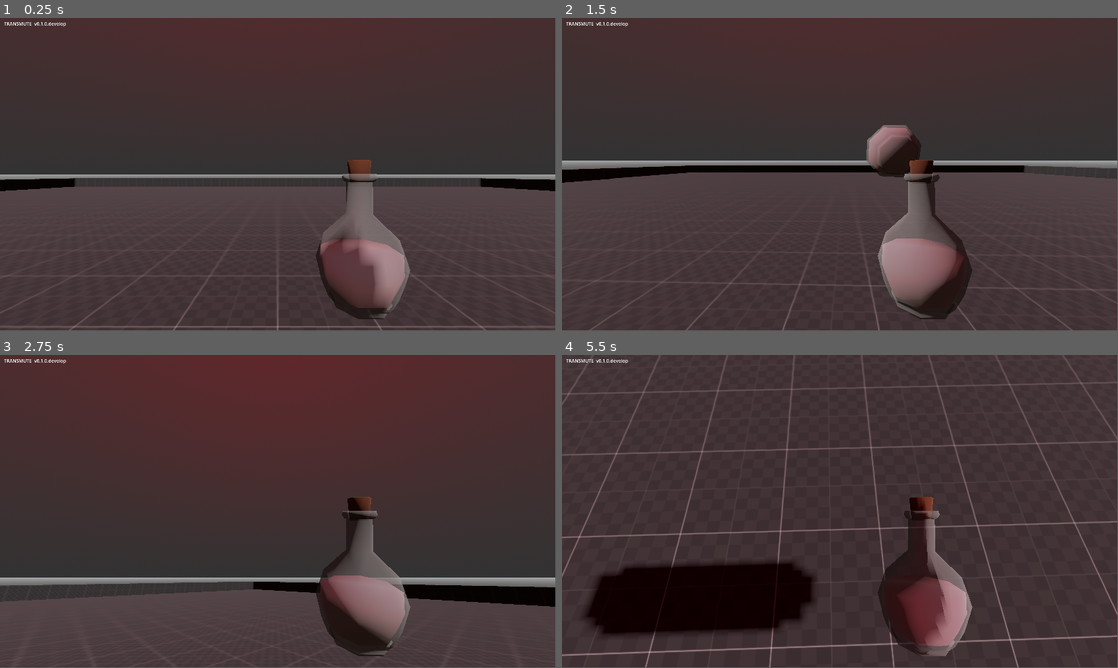
Above: before the commit, frames 1-4 (two rows, left to right).
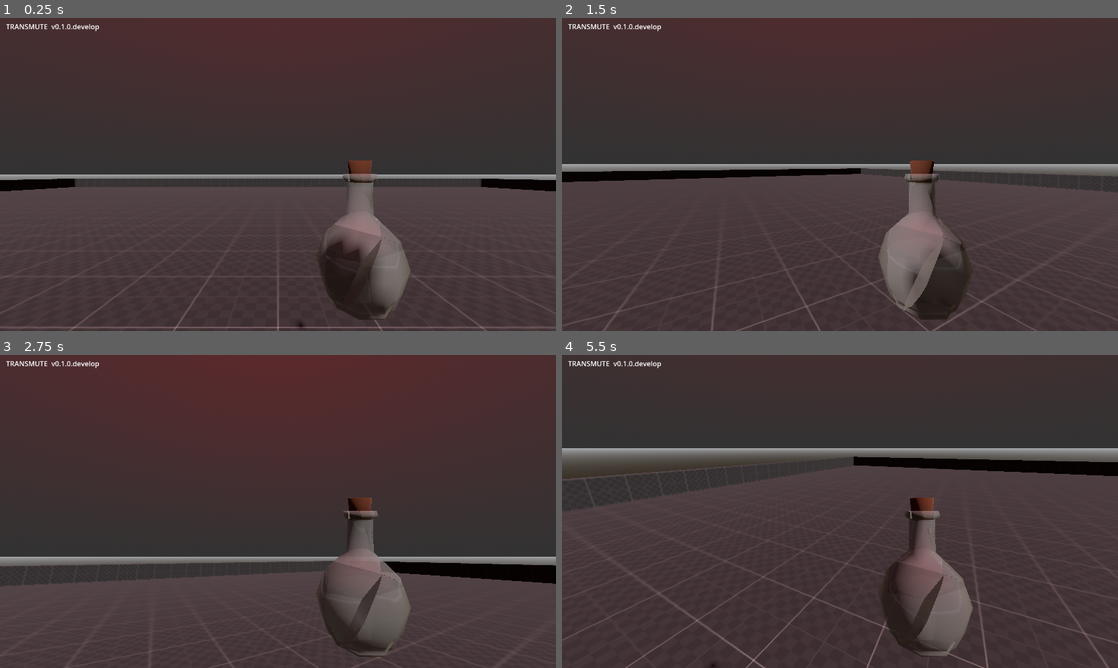
Above: after the commit, the same moments.

Repository: Molflyn/TRANSMUTE
Game: Godot game, scene res://Levels/Main.tscn
The game is run twice, just before and just after one commit, with the same random seed, the same clock (stepped at 60 frames per second) and the same inputs.
Inputs (mouse positions are in pixels of both pictures, inside the frame that each line leads up to):
- Up to frame 1 (0.25 s): no input
- Up to frame 2 (1.5 s): tap Enter at 0.5 s; move the mouse to (867, 171) at 0.52 s; hold W (move_forward) from 0.53 s (still down); tap Shift (dash) at 0.6 s; tap Space (jump) at 0.77, 1.07 s; click (867, 171) at 0.8 s; move the mouse to (812, 174) at 1.27 s; click (812, 174) at 1.35 s
- Up to frame 3 (2.75 s): keep holding W (move_forward); tap Space (jump) at 1.52, 1.82, 2.3 s; tap R (draw_aim, bound only after the commit) at 1.55, 2.1 s; move the mouse to (289, 505) at 2.02 s
- Up to frame 4 (5.5 s): move the mouse to (834, 514) at 2.77 s; tap Space (jump) at 2.85, 3.02, 3.32, 3.77, 4.07, 4.52, 4.82, 5.3 s; tap Shift (dash) at 3.05, 3.6 s; move the mouse to (878, 514) at 3.52 s; click (878, 514) at 3.8 s; tap Escape (ui_cancel) at 4.15 s; move the mouse to (673, 464) at 4.27 s; release W (move_forward) at 4.28 s; hold A (move_left) 4.28-5.03 s; click (673, 464) at 4.35 s; tap R (draw_aim, bound only after the commit) at 4.55, 5.1 s; move the mouse to (867, 511) at 5.02 s; hold S (move_back) from 5.03 s (still down)
In our replay, the window is 799x449 before the commit and 800x450 after it. These sizes can differ from the game's own. Grey fills any space a smaller window leaves; there, only what the larger window draws over its background counts as a difference.

The runs differ from the first frame. In frame 1, 3.7% of the frame differs, in the area x 0-100%, y 1-100%; in frame 2, 9.6%; in frame 3, 11%; in frame 4, 20%, in the area x 0-100%, y 0-100%.

Commit message:
Added fractured potion model & refactored PlayerController Code

Diff:
--- a/Levels/Main.gd
+++ b/Levels/Main.gd
@@ -3,8 +3,8 @@
 func _ready():
     Input.mouse_mode = Input.MOUSE_MODE_CAPTURED
 
-func _process(_delta):
-    if Input.is_action_just_pressed("ui_cancel"):
+func _input(event):
+    if event.is_action_pressed("ui_cancel"):
         if Input.mouse_mode == Input.MOUSE_MODE_CAPTURED:
             Input.mouse_mode = Input.MOUSE_MODE_VISIBLE
         elif Input.mouse_mode == Input.MOUSE_MODE_VISIBLE:
--- a/Levels/Main.tscn
+++ b/Levels/Main.tscn
@@ -83,11 +83,11 @@
 one_shot = true
 
 [node name="DashCooldown" type="Timer" parent="PlayerController"]
-wait_time = 0.75
+wait_time = 0.8
 one_shot = true
 
 [node name="ThrowCooldown" type="Timer" parent="PlayerController"]
-wait_time = 0.5
+wait_time = 0.6
 
 [node name="VersionLabel" type="Label" parent="PlayerController"]
 offset_left = 14.0
--- a/Player/PlayerController.gd
+++ b/Player/PlayerController.gd
@@ -10,6 +10,9 @@
 @export var move_speed : float = 5.5
 @export var acceleration : float = 20.0
 @export var dash_speed : float = 20.0
+var move_direction : Vector3
+var target_velocity : Vector3
+var input_dir : Vector2
 var is_dashing : bool = false
 var can_dash : bool = true
 var can_move : bool = true
@@ -33,6 +36,36 @@
 	if event is InputEventMouseMotion:
 		camera_look_input = event.relative
 
+	move_input()
+	jump()
+	dash()
+
+	throw_potion()
+
+	toggle_trajectory()
+
+
+func move_input():
+	input_dir = Input.get_vector("move_left", "move_right", "move_forward", "move_back")
+	move_direction = (transform.basis * Vector3(input_dir.x, 0, input_dir.y)).normalized()
+	target_velocity = move_direction * move_speed
+
+func jump():
+	if Input.is_action_just_pressed("jump") and is_on_floor():
+		velocity.y = jump_velocity
+
+func dash():
+	if Input.is_action_just_pressed("dash") and can_move and can_dash and !is_dashing:
+		is_dashing = true
+		can_move = false
+		can_dash = false
+		if move_direction == Vector3.ZERO:
+			velocity = dash_speed * -self.global_transform.basis.z.normalized()
+		else:
+			velocity = dash_speed * move_direction
+		$DashTimer.start()
+		$DashCooldown.start()
+
 func _on_dash_timer_timeout():
 	is_dashing = false
 	can_move = true
@@ -40,11 +73,44 @@
 func _on_dash_cooldown_timeout():
 	can_dash = true
 
+func camera_look(delta):
+	rotate_y(-camera_look_input.x * delta * look_sens)
+	camera.rotate_x(-camera_look_input.y * delta * look_sens)
+	camera.rotation.x = clamp(camera.rotation.x, -1.5, 1.5)
+	camera_look_input = Vector2.ZERO
+
+func potion_prep():
+	var potion_instance = potion.instantiate()
+	potion_marker.add_child(potion_instance)
+	potion_instance.global_position = potion_marker.global_position
+
+	if potion_thrown == true:
+		potion_instance.top_level = true
+		potion_instance.axis_lock_linear_y = false
+		potion_instance.set_collision_layer_value(2, true)
+		potion_instance.set_collision_mask_value(2, true)
+		potion_instance.apply_impulse(throw_direction() as Vector3 * throw_strength)
+		potion_instance.apply_torque(Vector3(randf_range(0, 1), 0, randf_range(0, 1) * 100))
+		potion_thrown = false
+
+func throw_potion():
+	if Input.is_action_just_pressed("throw_potion") and can_throw:
+		potion_thrown = true
+		potion_prep()
+		can_throw = false
+		$ThrowCooldown.start()
+
+func throw_direction() -> Vector3:
+	return -potion_marker.global_transform.basis.z
+
 func _on_throw_cooldown_timeout():
 	can_throw = true
 
-func _throw_direction() -> Vector3:
-	return -potion_marker.global_transform.basis.z
+func toggle_trajectory():
+	if Input.is_action_just_pressed("draw_aim") and show_trajectory == false:
+		show_trajectory = true
+	elif Input.is_action_just_pressed("draw_aim") and show_trajectory == true:
+		show_trajectory = false
 
 func raycast_query(point_a : Vector3, point_b : Vector3) -> Dictionary:
 	var space_state = get_world_3d().direct_space_state
@@ -57,8 +123,8 @@
 		DebugDraw._draw_line_relative(point_a, result.position-point_a, 2, Color.PURPLE)
 	return result
 
-func _draw_aim() -> void:
-	var potion_velocity : Vector3 = _throw_direction() as Vector3
+func draw_aim() -> void:
+	var potion_velocity : Vector3 = throw_direction() as Vector3
 	potion_velocity *= throw_strength
 
 	# How much time in each iteration
@@ -85,74 +151,21 @@
 		DebugDraw._draw_line_relative(line_start, line_end-line_start, 2, colours[i%2])
 		line_start = line_end
 
-func _potion_prep():
-	var potion_instance = potion.instantiate()
-	potion_marker.add_child(potion_instance)
-	potion_instance.global_position = potion_marker.global_position
-
-	if potion_thrown == true:
-		potion_instance.top_level = true
-		potion_instance.axis_lock_linear_y = false
-		potion_instance.set_collision_layer_value(2, true)
-		potion_instance.set_collision_mask_value(2, true)
-		potion_instance.apply_impulse(_throw_direction() as Vector3 * throw_strength)
-		potion_instance.apply_torque(Vector3(randf_range(0, 1), 0, randf_range(0, 1) * 100))
-		potion_thrown = false
-
-func throw_potion():
-	if Input.is_action_just_pressed("throw_potion") and can_throw:
-		potion_thrown = true
-		_potion_prep()
-		can_throw = false
-		$ThrowCooldown.start()
-
-func camera_look(delta):
-	rotate_y(-camera_look_input.x * delta * look_sens)
-	camera.rotate_x(-camera_look_input.y * delta * look_sens)
-	camera.rotation.x = clamp(camera.rotation.x, -1.5, 1.5)
-	camera_look_input = Vector2.ZERO
-
 func _ready():
-	_potion_prep()
+	potion_prep()
 
 func _process(delta):
 	if show_trajectory:
-		_draw_aim()
+		draw_aim()
 
-	# Camera Look
 	camera_look(delta)
 
-	# Potion Throw Mechanic
-	throw_potion()
-
 func _physics_process(delta):
-	# Add the gravity
 	if not is_on_floor():
 		velocity.y -= gravity * grav_multiplier * delta
-
-	# Handle jump
-	if Input.is_action_just_pressed("jump") and is_on_floor():
-		velocity.y = jump_velocity
-
-	# Handle Movement
-	var input_dir = Input.get_vector("move_left", "move_right", "move_forward", "move_back")
-	var direction = (transform.basis * Vector3(input_dir.x, 0, input_dir.y)).normalized()
-	var target_velocity = direction * move_speed
 
 	if not is_dashing:
 		velocity.x = lerp(velocity.x, target_velocity.x, acceleration * delta)
 		velocity.z = lerp(velocity.z, target_velocity.z, acceleration * delta)
 
 	move_and_slide()
-
-	# Dash Mechanic
-	if Input.is_action_just_pressed("dash") and can_move and can_dash and !is_dashing:
-		is_dashing = true
-		can_move = false
-		can_dash = false
-		if direction == Vector3.ZERO:
-			velocity = dash_speed * -self.global_transform.basis.z.normalized()
-		else:
-			velocity = dash_speed * direction
-		$DashTimer.start()
-		$DashCooldown.start()
--- /dev/null
+++ b/Player/Potion/Mats/Brown.tres
@@ -0,0 +1,5 @@
+[gd_resource type="StandardMaterial3D" format=3 uid="uid://c4np1b38f4phs"]
+
+[resource]
+albedo_color = Color(0.356523, 0.19777, 0.124226, 1)
+heightmap_scale = -16.0
--- /dev/null
+++ b/Player/Potion/Mats/Glass.tres
@@ -0,0 +1,10 @@
+[gd_resource type="StandardMaterial3D" format=3 uid="uid://cf8v0eiw46j7g"]
+
+[resource]
+transparency = 1
+albedo_color = Color(0.435294, 0.435294, 0.435294, 0.717647)
+metallic_specular = 0.85
+roughness = 0.0
+rim_tint = 0.47
+clearcoat_roughness = 1.0
+proximity_fade_distance = 0.0
--- a/Player/Potion/Potion.tscn
+++ b/Player/Potion/Potion.tscn
@@ -1,8 +1,11 @@
-[gd_scene load_steps=17 format=3 uid="uid://b71mno2uxrf2d"]
+[gd_scene load_steps=18 format=3 uid="uid://b71mno2uxrf2d"]
 
 [ext_resource type="Script" path="res://Player/Potion/Scripts/Potion.gd" id="1_pq0dl"]
 [ext_resource type="Shader" path="res://Player/Potion/Mats/stylized_liquid.gdshader" id="2_jq0po"]
+[ext_resource type="Material" uid="uid://c4np1b38f4phs" path="res://Player/Potion/Mats/Brown.tres" id="2_nmpxc"]
 [ext_resource type="Script" path="res://Player/Potion/Scripts/LiquidWobble.gd" id="3_lcmww"]
+[ext_resource type="Material" uid="uid://cf8v0eiw46j7g" path="res://Player/Potion/Mats/Glass.tres" id="3_rak2x"]
+[ext_resource type="PackedScene" uid="uid://s55t1tu1bq3e" path="res://Player/Potion/Models/Potion_Fractured.glb" id="5_oishs"]
 
 [sub_resource type="StandardMaterial3D" id="StandardMaterial3D_l6ffm"]
 
@@ -37,10 +40,6 @@
 }]
 blend_shape_mode = 0
 shadow_mesh = SubResource("ArrayMesh_mc5ov")
-
-[sub_resource type="StandardMaterial3D" id="StandardMaterial3D_38ljp"]
-albedo_color = Color(0.356523, 0.19777, 0.124226, 1)
-heightmap_scale = -16.0
 
 [sub_resource type="StandardMaterial3D" id="StandardMaterial3D_h8fmx"]
 
@@ -75,10 +74,6 @@
 }]
 blend_shape_mode = 0
 shadow_mesh = SubResource("ArrayMesh_wjecg")
-
-[sub_resource type="StandardMaterial3D" id="StandardMaterial3D_k21ob"]
-transparency = 1
-albedo_color = Color(0.435294, 0.435294, 0.435294, 0.717647)
 
 [sub_resource type="StandardMaterial3D" id="StandardMaterial3D_8decg"]
 
@@ -137,20 +132,21 @@
 
 [node name="Potion" type="Node3D" parent="."]
 transform = Transform3D(0.1, 0, 0, 0, 0.1, 0, 0, 0, 0.1, 0, 0, 0)
+visible = false
 
 [node name="Cap_LP" type="MeshInstance3D" parent="Potion"]
 transform = Transform3D(1, 0, 0, 0, 1, 0, 0, 0, 1, 0, -0.820652, 0)
 cast_shadow = 0
 mesh = SubResource("ArrayMesh_txw0i")
 skeleton = NodePath("")
-surface_material_override/0 = SubResource("StandardMaterial3D_38ljp")
+surface_material_override/0 = ExtResource("2_nmpxc")
 
 [node name="Bottle_LP" type="MeshInstance3D" parent="Potion"]
 transform = Transform3D(1, 0, 0, 0, 1, 0, 0, 0, 1, 0, -0.820652, 0)
 cast_shadow = 0
 mesh = SubResource("ArrayMesh_l112j")
 skeleton = NodePath("")
-surface_material_override/0 = SubResource("StandardMaterial3D_k21ob")
+surface_material_override/0 = ExtResource("3_rak2x")
 
 [node name="Liquid_LP" type="MeshInstance3D" parent="Potion"]
 transform = Transform3D(1, 0, 0, 0, 1, 0, 0, 0, 1, 0, -0.820652, 0)
@@ -164,4 +160,48 @@
 transform = Transform3D(0.257113, 0, 0, 0, 0.257113, 0, 0, 0, 0.257113, 0, -0.0807875, 0)
 shape = SubResource("SphereShape3D_a80k7")
 
+[node name="Potion_Fractured" parent="." instance=ExtResource("5_oishs")]
+transform = Transform3D(0.1, 0, 0, 0, 0.1, 0, 0, 0, 0.1, 0, 0, 0)
+
+[node name="Cap_LP_Fractured" parent="Potion_Fractured" index="0"]
+surface_material_override/0 = ExtResource("2_nmpxc")
+
+[node name="Bottle_LP_Fractured_cell" parent="Potion_Fractured" index="1"]
+surface_material_override/0 = ExtResource("3_rak2x")
+
+[node name="Bottle_LP_Fractured_cell_001" parent="Potion_Fractured" index="2"]
+surface_material_override/0 = ExtResource("3_rak2x")
+
+[node name="Bottle_LP_Fractured_cell_002" parent="Potion_Fractured" index="3"]
+surface_material_override/0 = ExtResource("3_rak2x")
+
+[node name="Bottle_LP_Fractured_cell_003" parent="Potion_Fractured" index="4"]
+surface_material_override/0 = ExtResource("3_rak2x")
+
+[node name="Bottle_LP_Fractured_cell_004" parent="Potion_Fractured" index="5"]
+surface_material_override/0 = ExtResource("3_rak2x")
+
+[node name="Bottle_LP_Fractured_cell_005" parent="Potion_Fractured" index="6"]
+surface_material_override/0 = ExtResource("3_rak2x")
+
+[node name="Bottle_LP_Fractured_cell_006" parent="Potion_Fractured" index="7"]
+surface_material_override/0 = ExtResource("3_rak2x")
+
+[node name="Bottle_LP_Fractured_cell_007" parent="Potion_Fractured" index="8"]
+surface_material_override/0 = ExtResource("3_rak2x")
+
+[node name="Bottle_LP_Fractured_cell_008" parent="Potion_Fractured" index="9"]
+surface_material_override/0 = ExtResource("3_rak2x")
+
+[node name="Bottle_LP_Fractured_cell_009" parent="Potion_Fractured" index="10"]
+surface_material_override/0 = ExtResource("3_rak2x")
+
+[node name="Bottle_LP_Fractured_cell_010" parent="Potion_Fractured" index="11"]
+surface_material_override/0 = ExtResource("3_rak2x")
+
+[node name="ExplodeOrigin" type="Marker3D" parent="."]
+transform = Transform3D(1, 0, 0, 0, 1, 0, 0, 0, 1, 0, -0.081, 0)
+
 [connection signal="body_entered" from="." to="." method="_on_body_entered"]
+
+[editable path="Potion_Fractured"]
--- a/Player/Potion/Scripts/Potion.gd
+++ b/Player/Potion/Scripts/Potion.gd
@@ -3,3 +3,6 @@
 
 func _on_body_entered(_body:Node):
 	queue_free()
+
+func explode():
+	pass
--- a/project.godot
+++ b/project.godot
@@ -21,9 +21,8 @@
 
 [display]
 
-window/size/viewport_width=1920
-window/size/viewport_height=1080
-window/size/borderless=true
+window/size/viewport_width=1280
+window/size/viewport_height=720
 window/vsync/vsync_mode=0
 
 [input]
@@ -67,3 +66,8 @@
 "deadzone": 0.5,
 "events": []
 }
+draw_aim={
+"deadzone": 0.5,
+"events": [Object(InputEventKey,"resource_local_to_scene":false,"resource_name":"","device":-1,"window_id":0,"alt_pressed":false,"shift_pressed":false,"ctrl_pressed":false,"meta_pressed":false,"pressed":false,"keycode":0,"physical_keycode":82,"key_label":0,"unicode":114,"echo":false,"script":null)
+]
+}
Binary file added: Player/Potion/Models/Potion_Fractured.glb
Not shown, added: Player/Potion/Models/Potion_Fractured.glb.import
